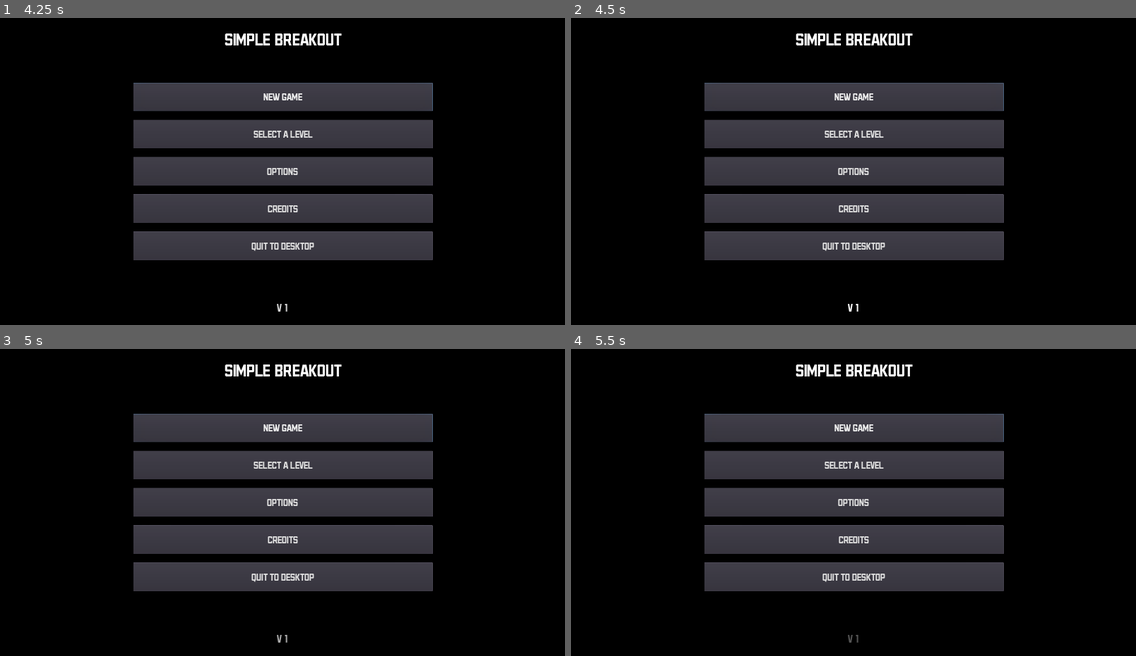
Above: before the commit, frames 1-4 (two rows, left to right).
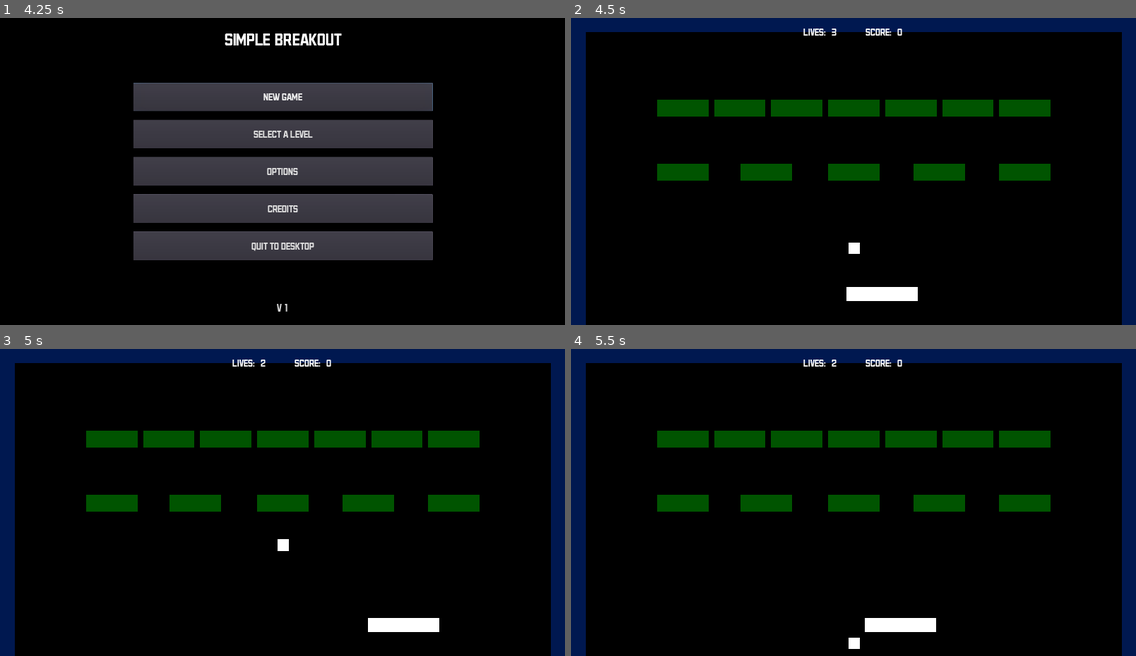
Above: after the commit, the same moments.

Repository: AlixBarreaux/simple-breakout
Game: Godot game, scene res://Scenes/GUI/MainMenu.tscn
Two runs of this game, one before a commit and one after it. Both use one fixed random seed, a clock stepped at 60 frames per second and the inputs below. The engine's default icon, where the game draws it, is replaced by a stand-in: a white triangle on a blue panel in a dark square.
Inputs:
- Up to frame 1 (4.25 s): click "new game" at 0.5 s; click "new game" at 1.25 s; click "select a level" at 2 s; click "options" at 2.75 s; click "credits" at 3.5 s
- Up to frame 2 (4.5 s): tap Enter at 4.25 s; hold D (move_right) from 4.28 s (still down); tap Space (launch_ball) at 4.35 s
- Up to frame 3 (5 s): keep holding D (move_right)
- Up to frame 4 (5.5 s): release D (move_right) at 5.03 s; hold Q (move_left) from 5.03 s (still down); tap Space (launch_ball) at 5.1 s

Frame 1 is identical in both runs. In frame 2, 38% of the frame differs, in the area x 0-100%, y 0-100%; in frame 3, 38%; in frame 4, 38%.

Commit message:
Clean the code in some various scripts (mainly GUI related) and fix the lives going under 0 on the LivesGUI. Also enable the lives system when a new game is launched but disable it on level selection.

Diff:
--- a/Scenes/GUI/LevelSelectionMenu.tscn
+++ b/Scenes/GUI/LevelSelectionMenu.tscn
@@ -1,28 +1,14 @@
-[gd_scene load_steps=9 format=2]
+[gd_scene load_steps=7 format=2]
 
 [ext_resource path="res://Resources/Fonts/Dynamic_Fonts_Data/legend_dynamicfontdata.tres" type="DynamicFontData" id=1]
 [ext_resource path="res://Scenes/GUI/LevelSelectionButton.tscn" type="PackedScene" id=2]
 [ext_resource path="res://Resources/Themes/main_theme.tres" type="Theme" id=3]
-[ext_resource path="res://Scenes/Levels/Level.tscn" type="PackedScene" id=4]
 [ext_resource path="res://Miscellaneous/icon.png" type="Texture" id=5]
 [ext_resource path="res://Scripts/GUI/level_selection_menu.gd" type="Script" id=6]
 
 [sub_resource type="DynamicFont" id=1]
 size = 60
 font_data = ExtResource( 1 )
-
-[sub_resource type="PackedScene" id=2]
-_bundled = {
-"conn_count": 0,
-"conns": PoolIntArray(  ),
-"editable_instances": [  ],
-"names": PoolStringArray( "LevelTemporary", "Node2D", "Sprite", "Sprite", "self_modulate", "position", "texture" ),
-"node_count": 2,
-"node_paths": [ NodePath(".") ],
-"nodes": PoolIntArray( -1, -1, 1, 0, -1, 0, 0, 1073741824, 0, 3, 2, -1, 3, 4, 0, 5, 1, 6, 2, 0 ),
-"variants": [ Color( 0, 0.666667, 0.32549, 1 ), Vector2( 985.301, 453.45 ), ExtResource( 5 ) ],
-"version": 2
-}
 
 [node name="LevelSelectionMenu" type="Control"]
 anchor_right = 1.0
@@ -60,7 +46,6 @@
 [node name="LevelSelectionButton" parent="ColorRect" instance=ExtResource( 2 )]
 margin_left = 40.2596
 margin_right = 659.26
-level_to_load = ExtResource( 4 )
 level_name = "Level Test"
 preview_image_stream_texture = ExtResource( 5 )
 level_to_load_path = "res://Scenes/Levels/LevelTest.tscn"
@@ -68,7 +53,6 @@
 [node name="LevelSelectionButton2" parent="ColorRect" instance=ExtResource( 2 )]
 margin_left = 690.77
 margin_right = 1309.77
-level_to_load = SubResource( 2 )
 level_name = "First Steps"
 preview_image_stream_texture = ExtResource( 5 )
 level_to_load_path = "res://Scenes/Levels/Level1.tscn"
@@ -76,7 +60,6 @@
 [node name="LevelSelectionButton3" parent="ColorRect" instance=ExtResource( 2 )]
 margin_left = 1334.92
 margin_right = 1953.92
-level_to_load = ExtResource( 4 )
 level_name = "Level 2"
 preview_image_stream_texture = ExtResource( 5 )
 level_to_load_path = "res://Scenes/Levels/LevelTest.tscn"
--- a/Scenes/GUI/MainMenu.tscn
+++ b/Scenes/GUI/MainMenu.tscn
@@ -7,7 +7,6 @@
 [ext_resource path="res://Scenes/GUI/OptionsMenu.tscn" type="PackedScene" id=5]
 [ext_resource path="res://Scenes/GUI/LevelSelectionMenu.tscn" type="PackedScene" id=6]
 [ext_resource path="res://Scripts/GUI/main_menu.gd" type="Script" id=7]
-[ext_resource path="res://Scenes/Levels/Level.tscn" type="PackedScene" id=8]
 [ext_resource path="res://Scenes/GUI/VersionLabel.tscn" type="PackedScene" id=9]
 [ext_resource path="res://Assets/Sound/Music/chiptune_roller_derby.ogg" type="AudioStream" id=10]
 
@@ -22,7 +21,6 @@
 __meta__ = {
 "_edit_use_anchors_": false
 }
-new_game_scene_to_load = ExtResource( 8 )
 new_game_level_to_load_path = "res://Scenes/Levels/Level1.tscn"
 
 [node name="ColorRect" type="ColorRect" parent="."]
--- a/Scenes/Game.tscn
+++ b/Scenes/Game.tscn
@@ -12,7 +12,6 @@
 script = ExtResource( 7 )
 
 [node name="LivesManager" parent="." instance=ExtResource( 4 )]
-current_lives = 3
 lives_gui_node_path = NodePath("../InGameGUICanvasLayer/InGameGUI/HBoxContainer/LivesGUI")
 
 [node name="ScoreManager" parent="." instance=ExtResource( 5 )]
--- a/Scenes/Levels/Level1.tscn
+++ b/Scenes/Levels/Level1.tscn
@@ -1,12 +1,11 @@
-[gd_scene load_steps=5 format=2]
+[gd_scene load_steps=4 format=2]
 
 [ext_resource path="res://Scenes/Levels/Level.tscn" type="PackedScene" id=1]
 [ext_resource path="res://Scenes/Bricks/Brick.tscn" type="PackedScene" id=2]
-[ext_resource path="res://Scenes/Levels/Level2.tscn" type="PackedScene" id=3]
 [ext_resource path="res://Assets/Sound/Music/chiptune_roller_derby.ogg" type="AudioStream" id=5]
 
 [node name="Level1" instance=ExtResource( 1 )]
-next_level_to_load = ExtResource( 3 )
+next_level_to_load_path = "res://Scenes/Levels/Level2.tscn"
 
 [node name="Brick2" parent="Bricks" index="0" instance=ExtResource( 2 )]
 position = Vector2( 300, 288 )
--- a/Scenes/Levels/Level2.tscn
+++ b/Scenes/Levels/Level2.tscn
@@ -1,12 +1,11 @@
-[gd_scene load_steps=5 format=2]
+[gd_scene load_steps=4 format=2]
 
 [ext_resource path="res://Scenes/Levels/Level.tscn" type="PackedScene" id=1]
 [ext_resource path="res://Scenes/Bricks/Brick.tscn" type="PackedScene" id=2]
-[ext_resource path="res://Scenes/GUI/MainMenu.tscn" type="PackedScene" id=3]
 [ext_resource path="res://Scenes/Bricks/BrickHealth.tscn" type="PackedScene" id=4]
 
 [node name="Level2" instance=ExtResource( 1 )]
-next_level_to_load = ExtResource( 3 )
+next_level_to_load_path = "res://Scenes/Levels/LevelTest.tscn"
 
 [node name="Brick" parent="Bricks" index="0" instance=ExtResource( 2 )]
 position = Vector2( 100, 160 )
@@ -37,3 +36,5 @@
 
 [node name="BrickHealth" parent="Bricks" index="9" instance=ExtResource( 4 )]
 position = Vector2( 900, 510 )
+
+[editable path="Balls"]
--- a/Scenes/Levels/LevelTest.tscn
+++ b/Scenes/Levels/LevelTest.tscn
@@ -1,8 +1,7 @@
-[gd_scene load_steps=6 format=2]
+[gd_scene load_steps=5 format=2]
 
 [ext_resource path="res://Scenes/Levels/Level.tscn" type="PackedScene" id=1]
 [ext_resource path="res://Scenes/Bricks/Brick.tscn" type="PackedScene" id=2]
-[ext_resource path="res://Scenes/GUI/MainMenu.tscn" type="PackedScene" id=3]
 
 [sub_resource type="RectangleShape2D" id=1]
 extents = Vector2( 928.202, 78.0024 )
@@ -11,7 +10,7 @@
 extents = Vector2( 25, 940 )
 
 [node name="LevelTest" instance=ExtResource( 1 )]
-next_level_to_load = ExtResource( 3 )
+next_level_to_load_path = "res://Scenes/Levels/Level1.tscn"
 
 [node name="StaticBody2D" type="StaticBody2D" parent="." index="0"]
 position = Vector2( 1010.26, 240.496 )
@@ -41,3 +40,5 @@
 
 [node name="Ball" parent="Balls" index="0"]
 position = Vector2( 1000, 870 )
+
+[editable path="Balls"]
--- a/Scripts/GUI/level_selection_button.gd
+++ b/Scripts/GUI/level_selection_button.gd
@@ -5,16 +5,13 @@
 # ----------------------------- DECLARE VARIABLES ------------------------------
 
 
-export var level_to_load: PackedScene = null
+#export var level_to_load: PackedScene = null
 export var level_name: String = ""
 export var preview_image_stream_texture: StreamTexture = null
 
 
-# TEST
-var game_scene_path: String = "res://Game.tscn"
+var game_scene_path: String = "res://Scenes/Game.tscn"
 export var level_to_load_path: String = ""
-# CHECK FOR BOTH NOT EMPTY !!!!
-# END TEST
 
 
 onready var name_label: Label = $VBoxContainer/NameLabel
@@ -33,18 +30,18 @@
 
 
 func _initialize_asserts() -> void:
-#	# A Packed Scene must be provided in the inspector!
-#	assert(self.level_to_load != null)
 #	# The Level Name must be provided in the inspector!
-#	assert(self.level_name != "")
+	assert(self.level_name != "")
 #	# A preview Image must be provided in the inspector!
-#	assert(self.preview_image_stream_texture != null)
+	assert(self.preview_image_stream_texture != null)
 
 
-	# TEST
+	# The Button's text will be set by the script.
+	# Please clear it in the insepctor.
+	assert(self.text == "")
 	assert(game_scene_path != "")
 	assert(self.level_to_load_path != "")
-	# END TEST
+
 
 
 
@@ -65,6 +62,9 @@
 
 
 	# TEST
+	# DISABLE LIVES
+	Global.set_enable_lives(false)
+
 	error_code = self.get_tree().change_scene(self.game_scene_path)
 	Global.set_level_to_load_path(self.level_to_load_path)
 	Global.set_load_next_level(true)
--- a/Scripts/GUI/lives_gui.gd
+++ b/Scripts/GUI/lives_gui.gd
@@ -8,9 +8,24 @@
 
 # ---------------------------------- RUN CODE ----------------------------------
 
+func _ready() -> void:
+	# Enable itself or disable by not executing the initializations
+	# Also hide itself instead of sitting there at 0 (monitored by LivesManager
+	# which is enabled or not too
+	if not Global.get_enable_lives():
+		self.hide()
+		return
+
+#	self._initialize_signals()
+	pass
 
 # ------------------------------ DECLARE FUNCTIONS -----------------------------
 
 
+func _initialize_signals() -> void:
+#	Events.connect("level_restarted", self, "reset")
+	pass
+
+
 func _on_LivesManager_lives_set(value: int) -> void:
 	self.lives_counter_label.text = str(value)
--- a/Scripts/GUI/main_menu.gd
+++ b/Scripts/GUI/main_menu.gd
@@ -4,10 +4,10 @@
 
 # ----------------------------- DECLARE VARIABLES ------------------------------
 
-export var new_game_scene_to_load: PackedScene = null
+#export var new_game_scene_to_load: PackedScene = null
 
 # TEST
-var game_scene_path: String = "res://Game.tscn"
+var game_scene_path: String = "res://Scenes/Game.tscn"
 export var new_game_level_to_load_path: String = ""
 # CHECK FOR BOTH NOT EMPTY !!!!
 # END TEST
@@ -34,7 +34,8 @@
 
 
 func _initialize_asserts() -> void:
-	assert(self.new_game_scene_to_load != null)
+#	assert(self.new_game_scene_to_load != null)
+	pass
 
 
 # Buttons Signals
@@ -48,6 +49,9 @@
 
 
 	# TEST
+	# ENABLE LIVES
+	Global.set_enable_lives(true)
+
 	Global.set_load_next_level(false)
 
 	error_code = self.get_tree().change_scene(self.game_scene_path)
--- a/Scripts/Sub_Game_Managers/lives_manager.gd
+++ b/Scripts/Sub_Game_Managers/lives_manager.gd
@@ -4,7 +4,8 @@
 
 # ----------------------------- DECLARE VARIABLES ------------------------------
 
-export var current_lives: int = 0
+export var starting_lives: int = 3
+var current_lives: int = starting_lives
 export var max_lives: int = 6
 
 # Node Paths
@@ -19,8 +20,16 @@
 # ---------------------------------- RUN CODE ----------------------------------
 
 func _ready() -> void:
+	# Enable itself or disable by not executing the initializations
+	# LivesGUI will be affected too, see its ready function
+	if not Global.get_enable_lives():
+		return
+
 	self._initialize_asserts()
 	self._initialize_signals()
+
+
+
 
 # ------------------------------ DECLARE FUNCTIONS -----------------------------
 
--- a/Scripts/game.gd
+++ b/Scripts/game.gd
@@ -9,9 +9,20 @@
 
 # ---------------------------------- RUN CODE ----------------------------------
 
+#var lives_manager_path: String = "res://Scenes/Sub_Game_Managers/LivesManager.tscn"
+#var lives_manager_instance = load(lives_manager_path).instance()
+
+
 func _ready() -> void:
 	var level_node: Node2D = self.add_child(level_to_load_instance)
 	self.move_child(level_to_load_instance, 0)
 
+	# Check if the LivesManager should be instanced in the scene tree
+#	if Global.get_enable_lives():
+#		self.add_child(self.lives_manager_instance)
+#		print(self.name, " : Lives are enabled!")
+#	else:
+#		print(self.name, " : Lives are disabled!")
+
 
 # ------------------------------ DECLARE FUNCTIONS -----------------------------
--- a/Scripts/level.gd
+++ b/Scripts/level.gd
@@ -5,22 +5,20 @@
 # ----------------------------- DECLARE VARIABLES ------------------------------
 
 # Exports
-#export var current_lives: int = 0
 # Level to load when the level is finished
 # (If launched from NewGame into the MainMenu)
-export var next_level_to_load: PackedScene = null
+export var next_level_to_load_path: String = ""
+onready var next_level_to_load = load(next_level_to_load_path)
 
 # Menu to load when the level is finished
 # (If launched from LevelSelectionMenu)
 var menu_to_load_at_end_path: String = "res://Scenes/GUI/MainMenu.tscn"
-#var menu_to_load_at_end: PackedScene = load(menu_to_load_at_end_path)
 
 # Node References
 onready var level_transition_timer: Timer = $LevelTransitionTimer
 
+# Other Variables
 onready var load_next_level: bool = Global.get_load_next_level()
-
-var current_score: int = 0
 
 
 # ---------------------------------- RUN CODE ----------------------------------
@@ -45,33 +43,15 @@
 # ------------------------------ DECLARE FUNCTIONS -----------------------------
 
 func _initialize_asserts() -> void:
-	assert(self.next_level_to_load != null)
+	assert(self.next_level_to_load_path != null)
 
 
 func _initialize_signals() -> void:
 	Events.connect("level_finished", self, "on_level_finished")
-#	Events.connect("player_defeated", self, "on_player_defeated")
-
-#	Events.connect("level_restarted", self, "on_level_restarted")
 
 
 func on_level_finished() -> void:
 	level_transition_timer.start()
-
-
-# TEST
-#func on_player_defeated() -> void:
-#	reset()
-#
-#
-#func on_level_restarted() -> void:
-#	self.reset
-#
-#
-#func reset() -> void:
-#	pass
-
-# END TEST
 
 
 func _on_LevelTransitionTimer_timeout() -> void:
--- a/Singletons/global.gd
+++ b/Singletons/global.gd
@@ -11,6 +11,17 @@
 # and comes back to the LevelSelectionMenu
 var load_next_level: bool = false setget set_load_next_level, get_load_next_level
 
+
+# TEST
+var enable_lives: bool = false setget set_enable_lives, get_enable_lives
+
+func set_enable_lives(value: bool) -> void:
+	enable_lives = value
+
+
+func get_enable_lives() -> bool:
+	return enable_lives
+# END TEST
 
 # ---------------------------------- RUN CODE ----------------------------------
 
--- a/project.godot
+++ b/project.godot
@@ -39,12 +39,12 @@
 "language": "GDScript",
 "path": "res://Scripts/GUI/credits_menu.gd"
 }, {
-"base": "Reference",
+"base": "HBoxContainer",
 "class": "FullScreenController",
 "language": "GDScript",
 "path": "res://Scripts/GUI/full_screen_controller.gd"
 }, {
-"base": "Reference",
+"base": "Node",
 "class": "Game",
 "language": "GDScript",
 "path": "res://Scripts/game.gd"
@@ -54,7 +54,7 @@
 "language": "GDScript",
 "path": "res://Scripts/GUI/game_over_menu.gd"
 }, {
-"base": "Reference",
+"base": "Control",
 "class": "GraphicsOptionsMenu",
 "language": "GDScript",
 "path": "res://Scripts/GUI/graphics_options_menu.gd"
@@ -99,7 +99,7 @@
 "language": "GDScript",
 "path": "res://Scripts/GUI/lives_gui.gd"
 }, {
-"base": "Reference",
+"base": "Node",
 "class": "LivesManager",
 "language": "GDScript",
 "path": "res://Scripts/Sub_Game_Managers/lives_manager.gd"
@@ -144,7 +144,7 @@
 "language": "GDScript",
 "path": "res://Scripts/Sub_Game_Managers/score_manager.gd"
 }, {
-"base": "Reference",
+"base": "Control",
 "class": "SoundControlMenu",
 "language": "GDScript",
 "path": "res://Scripts/GUI/sound_control_menu.gd"
Not shown: 1 places in Scenes/GUI/MainMenu.tscn that only renumber resources
